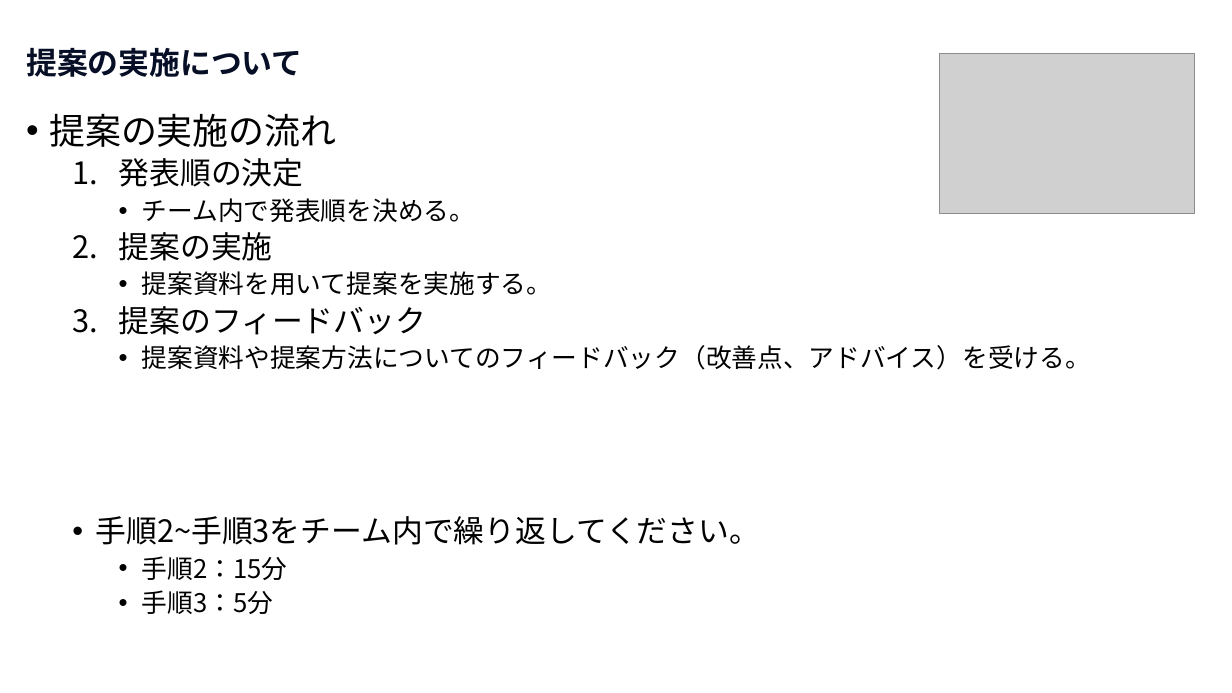
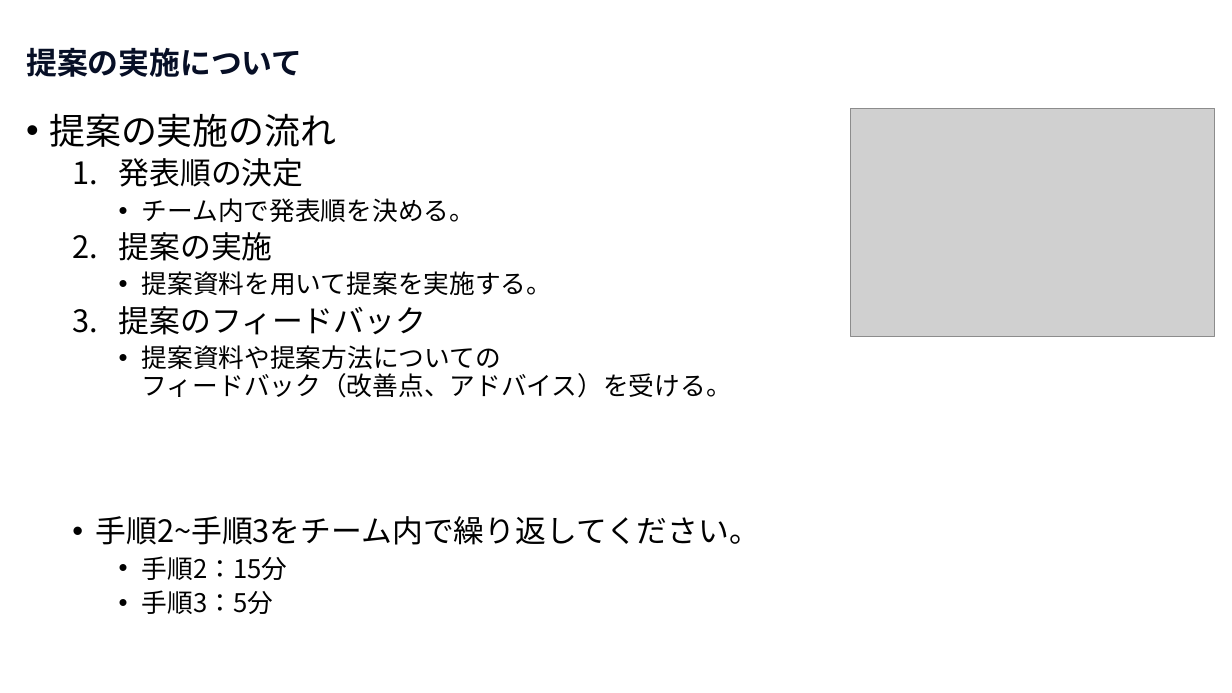
Before and after one commit to nishida2073/ai_navive, a slide deck: slide 5 of 00_オリエンテーション/【AI Native研修-提案】研修の概要.pptx. Drawn at 1232x693 pixels with LibreOffice and Linux fonts; fonts in the diff are those of the drawing; grey boxes stand for pictures. Boxes give left, top, right and bottom in pixels: in the first picture for what was removed or moved away, otherwise in the second. Text is boxed around its words. In the diff, an @@ line names an element or a change of style, - is before the commit and + after.

```diff
--- a/00_オリエンテーション/【AI Native研修-提案】研修の概要.pptx
+++ b/00_オリエンテーション/【AI Native研修-提案】研修の概要.pptx
@@ picture: place and size @@
-picture at (940, 54, 1195, 213)
+picture at (851, 108, 1215, 336)
@@ text at (142, 345, 732, 398): spaces changed @@
-    • 提案資料や提案方法についてのフィードバック（改善点、アドバイス）を受ける。
+    • 提案資料や提案方法についての
+      フィードバック（改善点、アドバイス）を受ける。
```
Also in this commit, not shown: 2 other slides changed, 2 other files.
